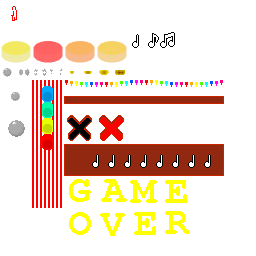
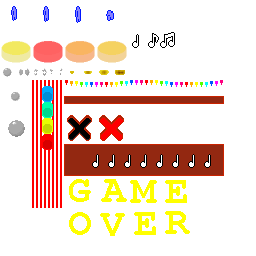
The second 256 × 256 image is a revision of the first. Changes to its layers:
painted on "Pasted Layer #3" over (11, 6, 114, 23)
